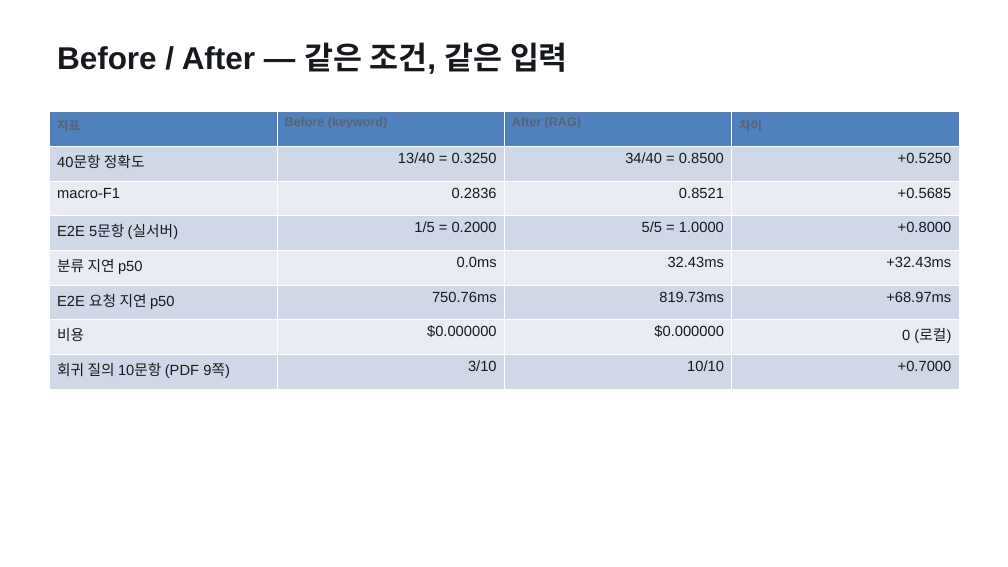
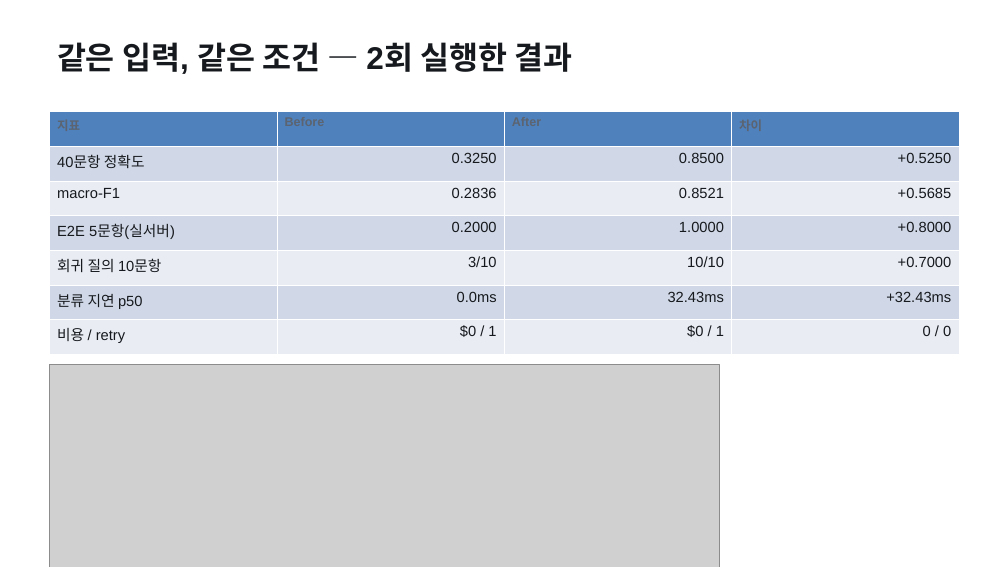
Before and after one commit to pigpgw/skala-ai-service-mini, a slide deck: slide 3 of doc/reports/presentation.pptx (slide 7 before the commit). Drawn at 1008x567 pixels with LibreOffice and Linux fonts; fonts in the diff are those of the drawing; grey boxes stand for pictures. Boxes give left, top, right and bottom in pixels: in the first picture for what was removed or moved away, otherwise in the second. Text is boxed around its words. In the diff, an @@ line names an element or a change of style, - is before the commit and + after.

```diff
--- a/doc/reports/presentation.pptx
+++ b/doc/reports/presentation.pptx
@@ text at (x1=57, y1=42, x2=572, y2=74): text changed @@
-Before / After — 같은 조건, 같은 입력
+같은 입력, 같은 조건 — 2회 실행한 결과
@@ table at (x1=50, y1=112, x2=960, y2=355) @@
-row 1, column 2: Before (keyword)
+row 1, column 2: Before
-row 1, column 3: After (RAG)
+row 1, column 3: After
-row 2, column 2: 13/40 = 0.3250
+row 2, column 2: 0.3250
-row 2, column 3: 34/40 = 0.8500
+row 2, column 3: 0.8500
-row 4: E2E 5문항 (실서버) | 1/5 = 0.2000 | 5/5 = 1.0000 | +0.8000
+row 4: E2E 5문항(실서버) | 0.2000 | 1.0000 | +0.8000
+row 5: 회귀 질의 10문항 | 3/10 | 10/10 | +0.7000
-row 6: E2E 요청 지연 p50 | 750.76ms | 819.73ms | +68.97ms
-row 7: 비용 | $0.000000 | $0.000000 | 0 (로컬)
-row 8: 회귀 질의 10문항 (PDF 9쪽) | 3/10 | 10/10 | +0.7000
+row 7: 비용 / retry | $0 / 1 | $0 / 1 | 0 / 0
@@ picture added at (x1=50, y1=364, x2=721, y2=567) @@
```
Also in this commit, not shown: 2 other slides changed, 3 slides added, 6 slides removed, 21 other files.
